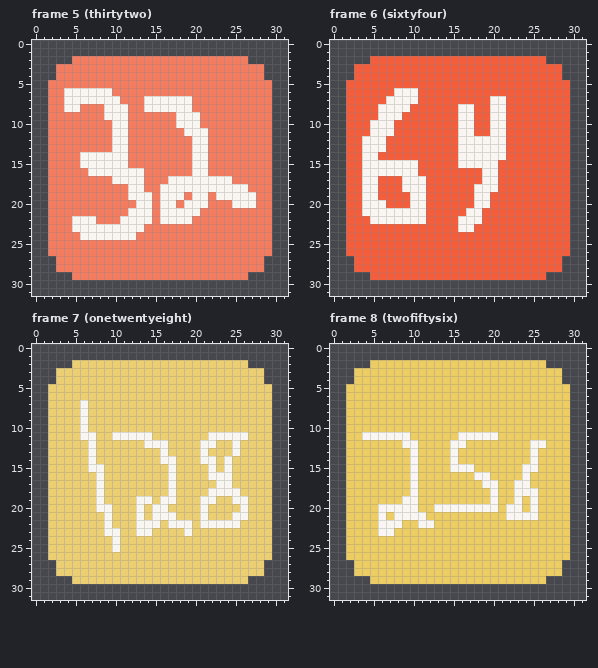
Two states of a pixel-art file, gfx/tiles.aseprite. That is the earlier state.
32x32 pixels, 11 frames. Shown: frame 5 (thirtytwo), frame 6 (sixtyfour), frame 7 (onetwentyeight), frame 8 (twofiftysix). The commit also changed other frames, which this record leaves out.
After the commit:
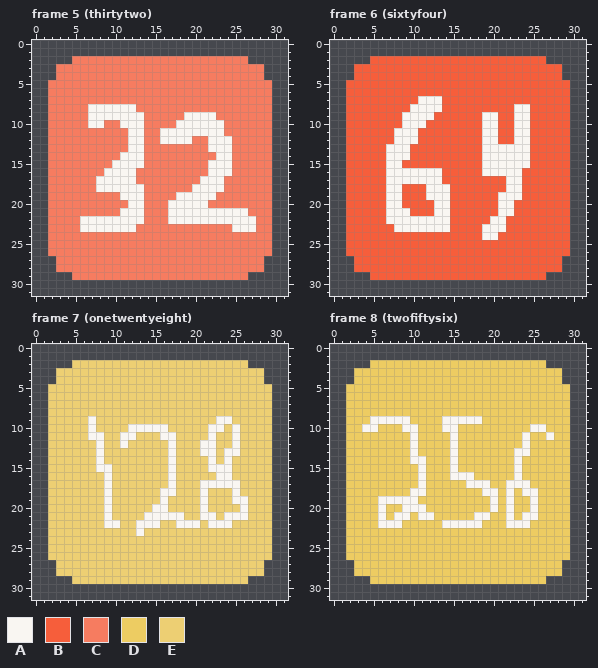
Palette (. is transparent): A #f9f6f2  B #f65e3b  C #f67c60  D #edcc62  E #edcf73
The exact change:
Changed rows in their new state; - is an unchanged pixel.
Frame 5 (thirtytwo):
first column x 4:
 6 CCCCCC------------------
 7 CCCCCCC---CCCCCC--------
 8 CC-AA---A-CCCCCC--------
 9 ---AA---AA----C--AA-----
10 ---AA-C-AA-------AAA----
11 ------CCAA--AAA---AA----
12 ------CCAA--AAAACCAAA---
13 ------CCAA------CCAAA---
14 --CCCCC-AA------CC-AA---
15 --CCCC--AA------CCAAA---
16 ---CC----C------CCAAA---
17 ----AA---C---CCCC---C---
18 ----AAAA----CCCC----CCC-
19 -------A--C-CC-A--ACCCCC
20 --------A-C-C-A------CCC
21 -------A--C-C----AAAAAA-
22 -C--AAA---C-C---AAAAAAAA
23 -C-------C-----------AAA
24 --CCCCCCC---------------
Frame 6 (sixtyfour):
first column x 4:
 6 ----BBB--------------
 7 ---BBBBAAA------BB---
 8 --BBBBAAAA--BB--BB-AA
 9 --BBBAAAA---BB-A-B-AA
10 -BBB-AAA----BB-A-B-AA
11 -BBBAAA-----BB-A-B-AA
12 BBB-AAA-----BBB--B-AA
13 BBBAAA------BBB---AAA
14 BB-AAA------BBB---AAA
15 BBB--BB-----BBB--AAAA
16 BBB----AAA-------AAA-
17 BB-AA---AA-----BB-AA-
18 BB-AABBBAAA---BBB-AA-
19 BB-AA-BBAAA---BB-AAA-
20 BBBAA-BB-AA---BB-AA--
21 BBB---BB-AA--BB--AA--
22 -BB-----AAA-BBB-AA---
23 ----AAAAAAA-BB-AAA---
24 ---------------AA----
Frame 7 (onetwentyeight):
first column x 6:
 7 E--------------------
 8 E--------------------
 9 EA---------------AA--
10 EA----AAAAA-----AA-A-
11 E-A-E--EE-AA-----EE-E
12 -EA--A--EEEA---------
13 -EA-------EA----A-A--
14 -EA-------E----E-----
15 -E-A-------------A---
16 --EA------------E----
17 --EA-----------AA--A-
18 --EA------A----AEEE--
19 --EA---EE--E----E----
20 --E----E-------------
21 -------EA---A---A-A--
22 ----A------E--AE---E-
23 ---EE---E----E-------
24 ----E----------------
25 ----E----------------
Frame 8 (twofiftysix):
first column x 4:
 9 -AAAAA----AAAAA---------
10 AA---AA---AA---------AA-
11 DDDDDDA----ADDDDD---A--A
12 -----D------D-------ADD-
13 -------------------AAD--
14 -------A-----------A-D--
15 ------DA----DD-----ADD--
16 ------DA---AAADD---AD---
17 ------DA-----AA-D-A-----
18 -------A-------A--AD----
19 --AAA-------------AD----
20 ---DD--A-DDDDDDD---D----
21 ------D-A-----AA---D----
22 -------DD-AAAAA---AAA---
23 --DD--------------------
Pixel boxes of the changes (left, top, right, bottom) in both pictures:
changed: (64, 88, 256, 240)
changed: (362, 88, 530, 240)
changed: (80, 400, 248, 552)
changed: (362, 416, 554, 536)
